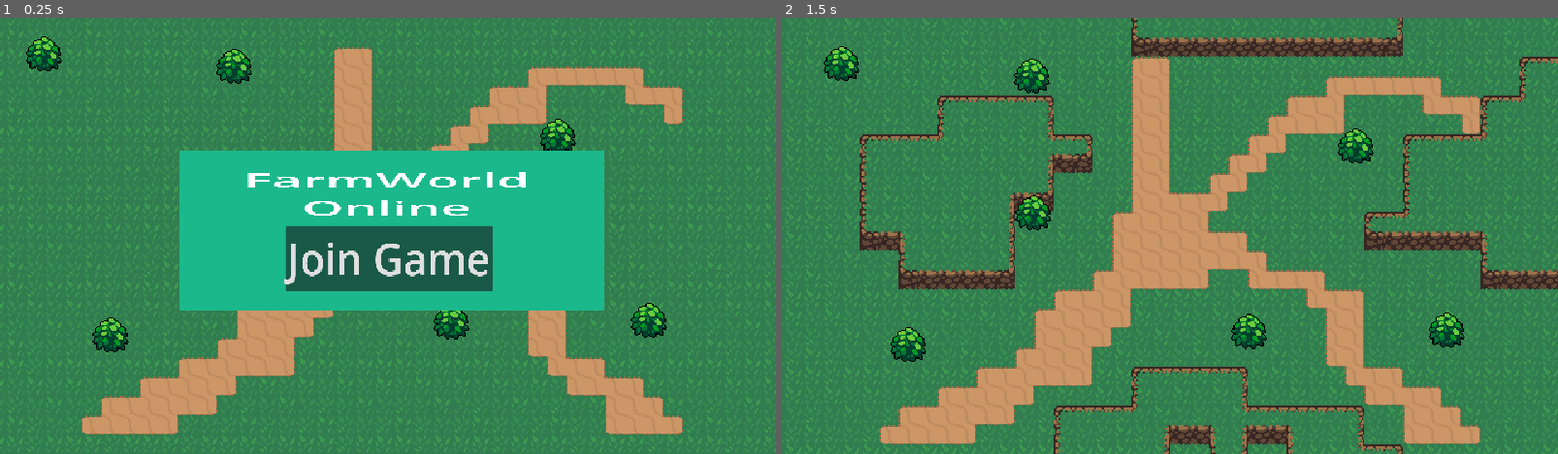
Above: before the commit, frames 1-2 (left to right).
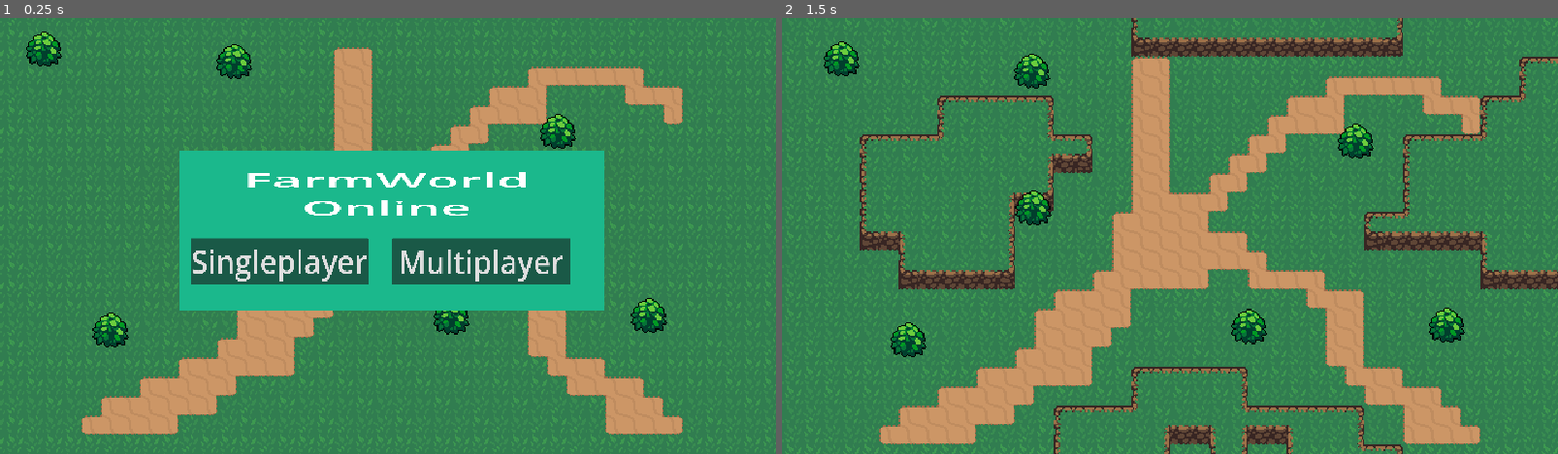
Above: after the commit, the same moments.

Repository: CarsonWebster/farmworld-online
Game: Godot game, scene res://scenes/test/main_menu.tscn
Same seed, same stepped clock (60 frames per second), same inputs: the game is played once before the commit and once after it.
Inputs (mouse positions are in pixels of both pictures, inside the frame that each line leads up to):
- Up to frame 1 (0.25 s): no input
- Up to frame 2 (1.5 s): click (1170, 257) at 0.5 s, where only the run before the commit has a clickable "Join Game"; tap Enter at 1.25 s; hold Right (ui_right) from 1.28 s (still down)

The runs differ from the first frame. In frame 1, 6.1% of the frame differs, in the area x 3-86%, y 3-77%; in frame 2, 1.8%.

Commit message:
Added single player option

Diff:
--- a/project.godot
+++ b/project.godot
@@ -15,6 +15,10 @@
 config/features=PackedStringArray("4.4", "GL Compatibility")
 config/icon="res://icon.svg"
 
+[autoload]
+
+GameConfig="*res://scripts/game_config.gd"
+
 [display]
 
 window/size/viewport_width=640
--- a/scenes/test/bush.tscn
+++ b/scenes/test/bush.tscn
@@ -9,10 +9,10 @@
 
 [node name="Sprite2D" type="Sprite2D" parent="."]
 y_sort_enabled = true
-position = Vector2(0, -10)
+position = Vector2(0, -14)
 texture = ExtResource("1_3piv8")
 
 [node name="CollisionShape2D" type="CollisionShape2D" parent="."]
 y_sort_enabled = true
-position = Vector2(0, -10)
+position = Vector2(0, -11)
 shape = SubResource("CircleShape2D_uvv77")
--- a/scenes/test/game_manager.gd
+++ b/scenes/test/game_manager.gd
@@ -11,7 +11,15 @@
 
 func _ready():
 	print("=== GameManager Starting ===")
-	connect_to_server()
+	if GameConfig.game_mode == GameConfig.GameMode.MULTIPLAYER:
+		connect_to_server()
+	else:
+		# Single-player: Simulate local join
+		print("🎮 Single-player mode: Simulating local player join")
+		var fake_player_id = "local_player"
+		var start_position = Vector2(365, 175)  # Match server spawn position
+		local_player_id = fake_player_id
+		emit_signal("player_joined", fake_player_id, start_position)
 
 func connect_to_server():
 	websocket = WebSocketPeer.new()
@@ -64,25 +72,27 @@
 		print("⚠️  Cannot send join message - WebSocket not connected")
 
 func send_movement_input():
-	if websocket.get_ready_state() == WebSocketPeer.STATE_OPEN:
-		var direction = Input.get_vector("ui_left", "ui_right", "ui_up", "ui_down")
+	if GameConfig.game_mode == GameConfig.GameMode.MULTIPLAYER:
+		if websocket.get_ready_state() == WebSocketPeer.STATE_OPEN:
+			var direction = Input.get_vector("ui_left", "ui_right", "ui_up", "ui_down")
 
-		# Only send if direction changed significantly
-		if direction.distance_to(last_direction) > 0.01:
-			last_direction = direction
+			# Only send if direction changed significantly
+			if direction.distance_to(last_direction) > 0.01:
+				last_direction = direction
 
-			var move_data = {
-				"action": "Move",
-				"data": {
-					"dx": direction.x,
-					"dy": direction.y
+				var move_data = {
+					"action": "Move",
+					"data": {
+						"dx": direction.x,
+						"dy": direction.y
+					}
 				}
-			}
-			var json_string = JSON.stringify(move_data)
-			websocket.send_text(json_string)
-			print("📤 Sent MOVE message: ", json_string)
-	else:
-		print("⚠️  Cannot send movement - WebSocket not connected")
+				var json_string = JSON.stringify(move_data)
+				websocket.send_text(json_string)
+				print("📤 Sent MOVE message: ", json_string)
+		else:
+			print("⚠️  Cannot send movement - WebSocket not connected")
+	# In single-player, movement is handled locally by player.gd
 
 func handle_server_message(message: String):
 	#print("📥 Received from server: ", message)
--- a/scenes/test/main_menu.gd
+++ b/scenes/test/main_menu.gd
@@ -1,7 +1,15 @@
 extends Control
 
 func _ready():
-	$ColorRect/JoinButton.connect("pressed", _on_join_pressed)
+	$ColorRect/SingleplayerButton.connect("pressed", _on_singleplayer_pressed)
+	$ColorRect/MultiplayerButton.connect("pressed", _on_multiplayer_pressed)
 
-func _on_join_pressed():
+func _on_singleplayer_pressed():
+	GameConfig.game_mode = GameConfig.GameMode.SINGLE_PLAYER
+	print("Game Mode: ", "Single Player" if GameConfig.game_mode == GameConfig.GameMode.SINGLE_PLAYER else "Multiplayer")
 	get_tree().change_scene_to_file("res://scenes/test/test_world.tscn")
+
+func _on_multiplayer_pressed():
+	GameConfig.game_mode = GameConfig.GameMode.MULTIPLAYER
+	print("Game Mode: ", "Single Player" if GameConfig.game_mode == GameConfig.GameMode.SINGLE_PLAYER else "Multiplayer")
+	get_tree().change_scene_to_file("res://scenes/test/test_world.tscn")
--- a/scenes/test/main_menu.tscn
+++ b/scenes/test/main_menu.tscn
@@ -374,15 +374,25 @@
 Online"
 horizontal_alignment = 1
 
-[node name="JoinButton" type="Button" parent="MainMenuUI/ColorRect"]
+[node name="SingleplayerButton" type="Button" parent="MainMenuUI/ColorRect"]
 layout_mode = 0
-offset_left = 10.0501
-offset_top = 19.1174
-offset_right = 510.05
-offset_bottom = 164.117
-scale = Vector2(0.0388855, 0.111892)
+offset_left = 1.02785
+offset_top = 22.4553
+offset_right = 599.028
+offset_bottom = 167.455
+scale = Vector2(0.0280891, 0.0808257)
 theme_override_font_sizes/font_size = 100
-text = "Join Game"
+text = "Singleplayer"
+
+[node name="MultiplayerButton" type="Button" parent="MainMenuUI/ColorRect"]
+layout_mode = 0
+offset_left = 19.6433
+offset_top = 22.1519
+offset_right = 617.643
+offset_bottom = 167.152
+scale = Vector2(0.0280891, 0.0808257)
+theme_override_font_sizes/font_size = 100
+text = "Multiplayer"
 
 [node name="Parallax2D" type="Parallax2D" parent="."]
 repeat_size = Vector2(320, 192)
--- a/scenes/test/other_player.gd
+++ b/scenes/test/other_player.gd
@@ -3,7 +3,7 @@
 @export var SPEED := 100
 
 func _ready():
-	# Disable input processing for remote players
+	# Disable input processing for remote players (only in multiplayer)
 	set_process_input(false)
 	set_physics_process(false)
 	print("=== Remote Player Initialized ===")
--- a/scenes/test/player.gd
+++ b/scenes/test/player.gd
@@ -10,20 +10,21 @@
 	print("=== Local Player Initialized ===")
 
 func _physics_process(_delta: float) -> void:
-	# Handle local movement (for visual feedback)
 	direction = Input.get_vector("ui_left", "ui_right", "ui_up", "ui_down").normalized()
 
 	if direction != Vector2.ZERO:
 		var animation_direction := Vector2(direction.x, -direction.y)
 		update_blend_positions(animation_direction)
 
-	velocity = direction * SPEED
-	move_and_slide()
-
-	# Send movement to server (delegate to GameManager)
-	var game_manager = get_node_or_null("../../GameManager")
-	if game_manager:
-		game_manager.send_movement_input()
+	if GameConfig.game_mode == GameConfig.GameMode.SINGLE_PLAYER:
+		# Handle full local movement
+		velocity = direction * SPEED
+		move_and_slide()
+	else:
+		# Multiplayer: Send input to server, position updated by broadcasts
+		var game_manager = get_node_or_null("../../GameManager")
+		if game_manager:
+			game_manager.send_movement_input()
 
 func update_blend_positions(direction_vector: Vector2) -> void:
 	animation_tree.set("parameters/StateMachine/MoveState/RunState/blend_position", direction_vector)
--- a/scenes/test/player_manager.gd
+++ b/scenes/test/player_manager.gd
@@ -10,7 +10,7 @@
 func _ready():
 	print("=== PlayerManager Starting ===")
 	print("DEBUG: has_spawned_local = ", has_spawned_local, ", local_player_id = '", local_player_id, "'")
-	# Connect to GameManager signals
+	# Connect to GameManager signals (works for both modes, as GameManager emits signals in single-player too)
 	var game_manager = get_node("../GameManager")
 	if game_manager:
 		game_manager.connect("player_joined", _on_player_joined)
--- a/scenes/test/test_world.tscn
+++ b/scenes/test/test_world.tscn
@@ -738,13 +738,13 @@
 [node name="TestWorld" type="Node2D"]
 y_sort_enabled = true
 
-[node name="GameManager" type="Node" parent="."]
-script = ExtResource("5_70kyo")
-
 [node name="PlayerManager" type="Node" parent="."]
 script = ExtResource("2_70kyo")
 player_scene = ExtResource("1_sfy6c")
 other_player_scene = ExtResource("3_ydknf")
+
+[node name="GameManager" type="Node" parent="."]
+script = ExtResource("5_70kyo")
 
 [node name="Parallax2D" type="Parallax2D" parent="."]
 repeat_size = Vector2(320, 192)
--- /dev/null
+++ b/scripts/game_config.gd
@@ -0,0 +1,8 @@
+extends Node
+
+enum GameMode { SINGLE_PLAYER, MULTIPLAYER }
+
+var game_mode: GameMode = GameMode.MULTIPLAYER  # Default to multiplayer
+
+func _ready():
+	print("=== GameConfig Initialized ===")
Not shown, added: scripts/game_config.gd.uid
